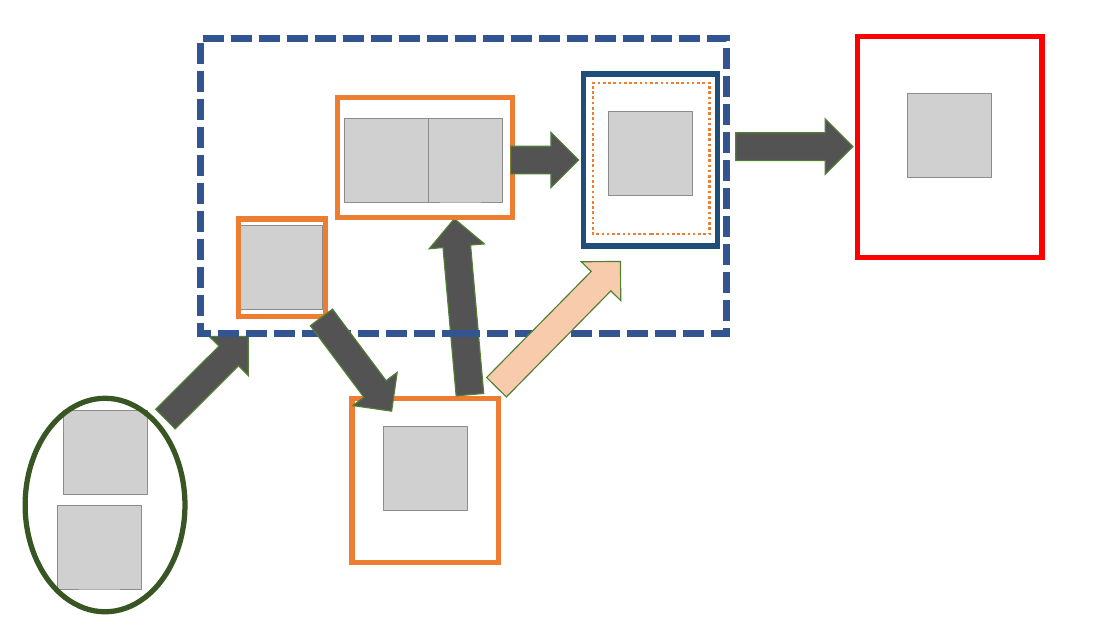
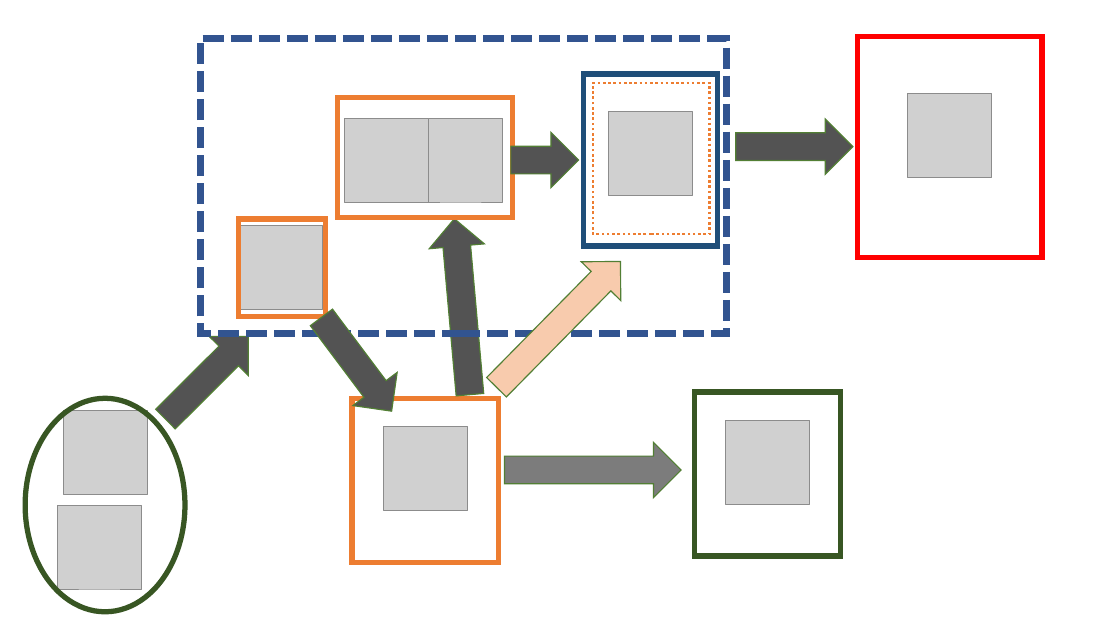
Before and after one commit to DrMattG/LNC2020_presentation, a slide deck: slide 2 of pwr_living_norway.pptx. Drawn at 1120x630 pixels with LibreOffice and Linux fonts; fonts in the diff are those of the drawing; grey boxes stand for pictures. Boxes give left, top, right and bottom in pixels: in the first picture for what was removed or moved away, otherwise in the second. Text is boxed around its words. In the diff, an @@ line names an element or a change of style, - is before the commit and + after.

```diff
--- a/pwr_living_norway.pptx
+++ b/pwr_living_norway.pptx
@@ rectangle added at bbox=[695, 392, 841, 556], outline #385723 4.5 pt @@
@@ right arrow added at bbox=[505, 443, 681, 498], fill #7C7C7C, outline #538035 1 pt @@
@@ picture added at bbox=[726, 420, 810, 504] @@
```
Also in this commit, not shown: 1 slide added, 1 slide removed, 3 other files.
